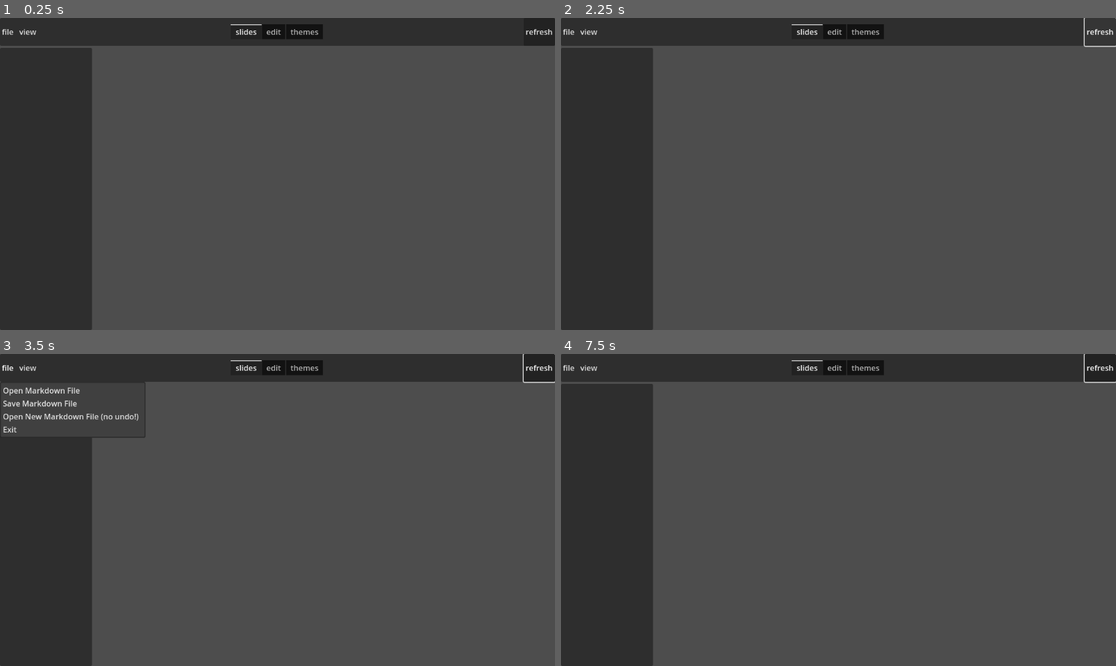
Above: before the commit, frames 1-4 (two rows, left to right).
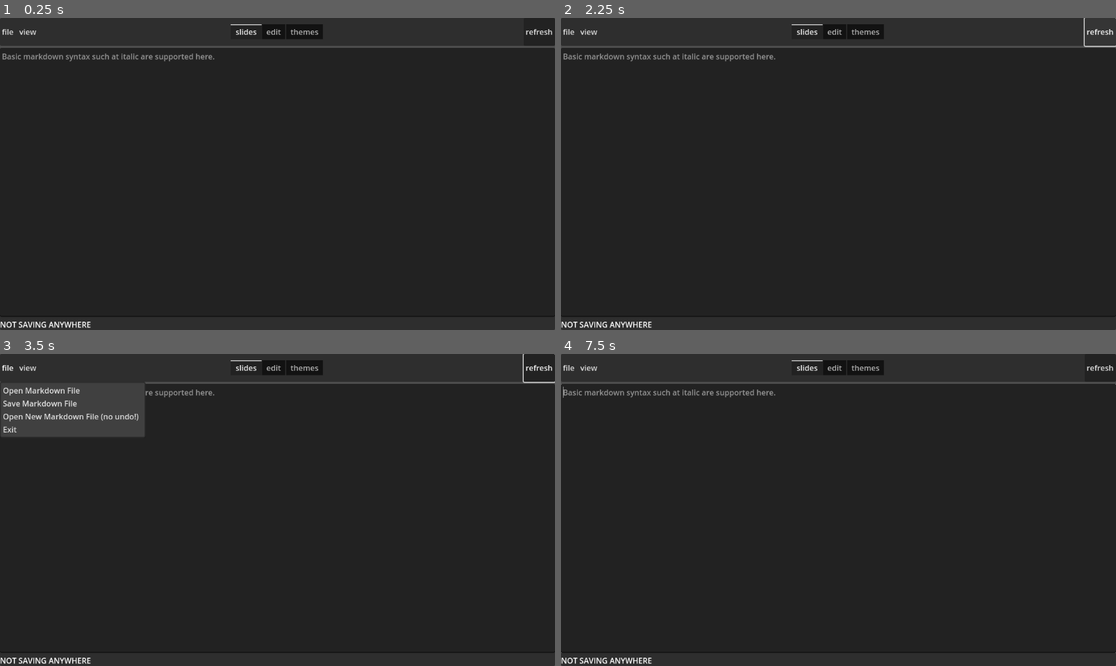
Above: after the commit, the same moments.

Repository: WinnerWind/gmdp
Game: Godot game, scene res://scenes/main.tscn
Two runs of this game, one before a commit and one after it. Both use one fixed random seed, a clock stepped at 60 frames per second and the inputs below. The project has no main scene, so this scene is started directly.
Inputs (mouse positions are in pixels of both pictures, inside the frame that each line leads up to):
- Up to frame 1 (0.25 s): no input
- Up to frame 2 (2.25 s): click "file" at 0.5 s; click "view" at 1.25 s; click "refresh" at 2 s
- Up to frame 3 (3.5 s): click "file" at 2.75 s
- Up to frame 4 (7.5 s): click "view" at 3.5 s; click "refresh" at 4.25 s; click "file" at 5 s; click "view" at 5.75 s; click "refresh" at 6.5 s; tap Enter at 7.25 s; move the mouse to (960, 494) at 7.27 s; click (960, 494) at 7.42 s

The runs differ from the first frame. In frame 1, 76% of the frame differs, in the area x 0-100%, y 9-100%; in frame 2, 76%; in frame 3, 74%; in frame 4, 76%, in the area x 0-100%, y 0-100%.

Commit message:
Add an editor panel and location label

Diff:
--- a/scenes/main.tscn
+++ b/scenes/main.tscn
@@ -7,7 +7,7 @@
 [ext_resource type="Script" uid="uid://44uiw2fma3fp" path="res://scripts/popup_menu_button.gd" id="4_tefeu"]
 [ext_resource type="PackedScene" uid="uid://b04phw386lbcv" path="res://scenes/prefabs/theme_entry.tscn" id="5_tbgi4"]
 
-[node name="Main" type="VBoxContainer" node_paths=PackedStringArray("main_slide_sorter", "main_slide_scroll", "slide_buttons_sorter", "text_editor", "themes_view", "slides_view", "open_file", "save_file")]
+[node name="Main" type="VBoxContainer" node_paths=PackedStringArray("main_slide_sorter", "main_slide_scroll", "slide_buttons_sorter", "text_editor", "editor_panel", "themes_view", "slides_view", "location_label", "open_file", "save_file")]
 anchors_preset = 15
 anchor_right = 1.0
 anchor_bottom = 1.0
@@ -18,9 +18,11 @@
 main_slide_sorter = NodePath("Slides View/Main/Margins/Slides")
 main_slide_scroll = NodePath("Slides View/Main")
 slide_buttons_sorter = NodePath("Slides View/Slides/ScrollContainer/Sorter")
-text_editor = NodePath("Editor")
+text_editor = NodePath("Editor Panel/Sorter/Editor")
+editor_panel = NodePath("Editor Panel")
 themes_view = NodePath("Themes")
 slides_view = NodePath("Slides View")
+location_label = NodePath("Editor Panel/Sorter/Location")
 open_file = NodePath("Open File Dialog")
 save_file = NodePath("Save File")
 slide_button_scene = ExtResource("2_0wfyh")
@@ -83,6 +85,7 @@
 text = "refresh"
 
 [node name="Slides View" type="HBoxContainer" parent="."]
+visible = false
 layout_mode = 2
 size_flags_vertical = 3
 
@@ -119,11 +122,24 @@
 size_flags_horizontal = 3
 size_flags_vertical = 3
 
-[node name="Editor" type="TextEdit" parent="."]
-visible = false
+[node name="Editor Panel" type="PanelContainer" parent="."]
+layout_mode = 2
+size_flags_vertical = 3
+
+[node name="Sorter" type="VBoxContainer" parent="Editor Panel"]
+layout_mode = 2
+size_flags_vertical = 3
+
+[node name="Editor" type="TextEdit" parent="Editor Panel/Sorter"]
 layout_mode = 2
 size_flags_vertical = 3
 placeholder_text = "Basic markdown syntax such at italic are supported here."
+
+[node name="Location" type="RichTextLabel" parent="Editor Panel/Sorter"]
+layout_mode = 2
+bbcode_enabled = true
+text = "NOT SAVING ANYWHERE"
+fit_content = true
 
 [node name="Themes" type="PanelContainer" parent="." node_paths=PackedStringArray("theme_list", "theme_name_label", "theme_by_label", "title_page", "heading_page", "subtitle_page", "selection_button", "url_button")]
 visible = false
@@ -213,7 +229,7 @@
 [connection signal="id_pressed" from="Navbar/Sorter/Left/file" to="." method="file_menu_functions"]
 [connection signal="tab_changed" from="Navbar/Sorter/Center/Tabs" to="." method="_on_tabs_tab_changed"]
 [connection signal="pressed" from="Navbar/Sorter/Right/Refresh" to="." method="refresh"]
-[connection signal="text_changed" from="Editor" to="." method="set_text_content"]
+[connection signal="text_changed" from="Editor Panel/Sorter/Editor" to="." method="set_text_content"]
 [connection signal="switch_theme_to" from="Themes" to="." method="switch_theme_to"]
 [connection signal="pressed" from="Themes/Sorter/Info/Buttons/Use" to="Themes" method="use_theme"]
 [connection signal="pressed" from="Themes/Sorter/Info/Buttons/URL" to="Themes" method="open_url"]
--- a/scripts/presentation_manager.gd
+++ b/scripts/presentation_manager.gd
@@ -8,8 +8,10 @@
 @export var main_slide_scroll:ScrollContainer
 @export var slide_buttons_sorter:VBoxContainer
 @export var text_editor:TextEdit
+@export var editor_panel:PanelContainer
 @export var themes_view:Control
 @export var slides_view:Control
+@export var location_label:RichTextLabel
 @export_subgroup("FileDialogs")
 @export var open_file:FileDialog
 @export var save_file:FileDialog
@@ -108,22 +110,24 @@
 	match tab:
 		0: # slides
 			slides_view.show()
-			text_editor.hide()
+			editor_panel.hide()
 			themes_view.hide()
 			await get_tree().process_frame #viewports need to come back up
 			refresh()
 		1: #text editor
 			slides_view.hide()
-			text_editor.show()
+			editor_panel.show()
 			themes_view.hide()
 		2: # themes
 			slides_view.hide()
-			text_editor.hide()
+			editor_panel.hide()
 			themes_view.show()
 
 func set_file_path(file_path:String):
+	# Used when file is opened
 	MarkdownParser.parse_file_content(MarkdownParser.get_file_content(file_path))
 	text_editor.text = MarkdownParser.text_content
+	location_label.text = "%s/[b]%s"%[MarkdownParser.last_file_basepath, MarkdownParser.last_file_path.get_file()]
 	refresh()
 
 func save(path:String):
@@ -131,7 +135,9 @@
 	file.store_string(MarkdownParser.text_content)
 	file.close()
 	MarkdownParser.last_file_path = path
+	location_label.text = "%s/[b]%s"%[MarkdownParser.last_file_basepath, MarkdownParser.last_file_path.get_file()]
 	print("Saved!")
+
 func file_menu_functions(id:int):
 	match id:
 		0: #open file
